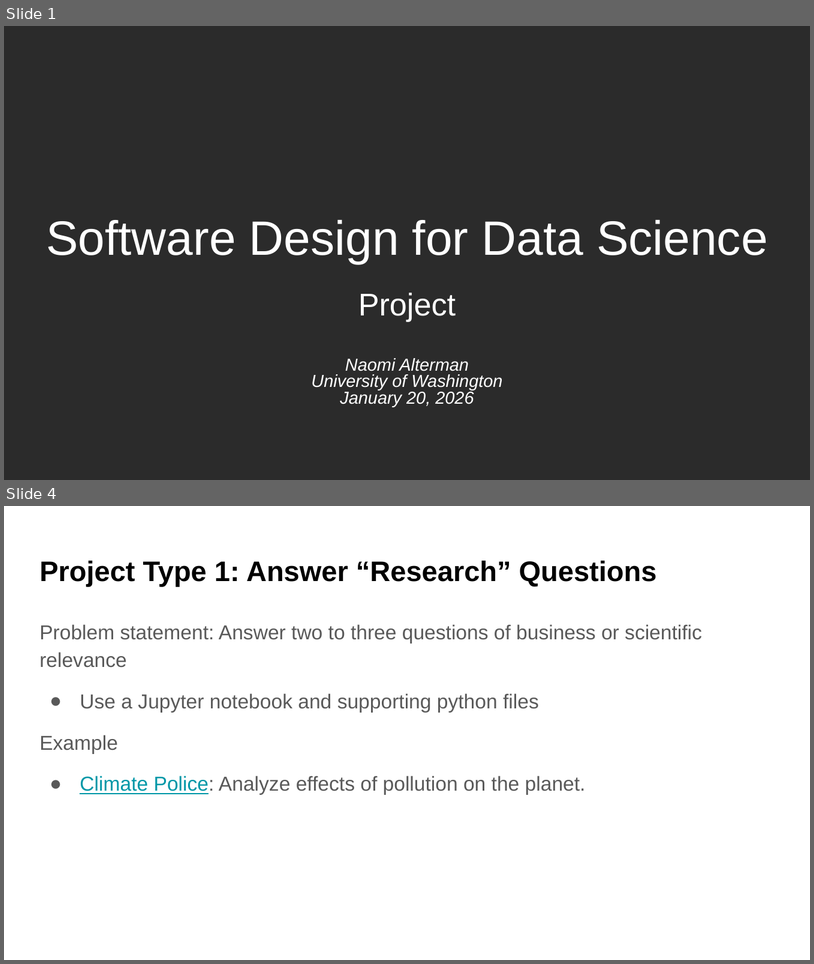
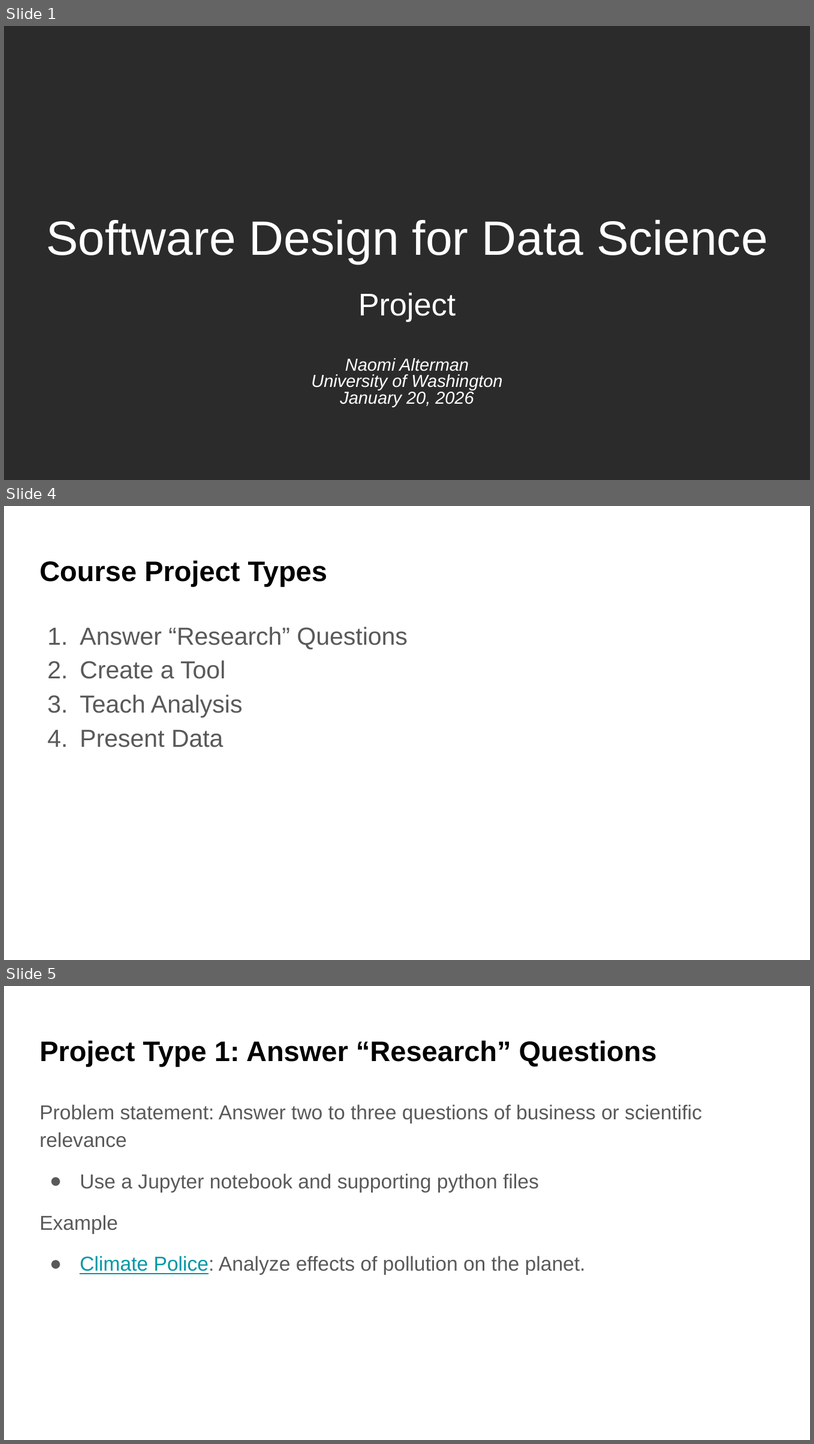
Before and after one commit to UWDATA515/lecture-materials, a slide deck: 03/04__Project.pptx. Shown one above the other, each under a label of ours: slides 1 and 4 before the commit, slides 1, 4 and 5 after it; the slides between them are not shown. The pictures are 814x964 and 814x1444 pixels, drawn with LibreOffice and Linux fonts; fonts in the diff are those of the drawing; background and template pictures are left out; a plain dark background stands for a picture behind light text. Boxes give left, top, right and bottom in pixels: in the first picture for what was removed or moved away, otherwise in the second. Text is boxed around its words. In the diff, an @@ line names an element or a change of style, - is before the commit and + after.

```diff
--- a/03/04__Project.pptx
+++ b/03/04__Project.pptx
@@ slide 4 added at <box>4,506,810,960</box>, background picture (left out) @@
@@ title added at <box>39,561,327,586</box>, 25.2 pt, text #000000, bold @@
+Course Project Types
@@ text added at <box>80,627,407,747</box>, 22 pt, text #595959 @@
+1. Answer “Research” Questions
+2. Create a Tool
+3. Teach Analysis
+4. Present Data
@@ what was slide 4 is now slide 5 @@
```
Also in this commit, not shown: 6 slides changed, 3 other files.
